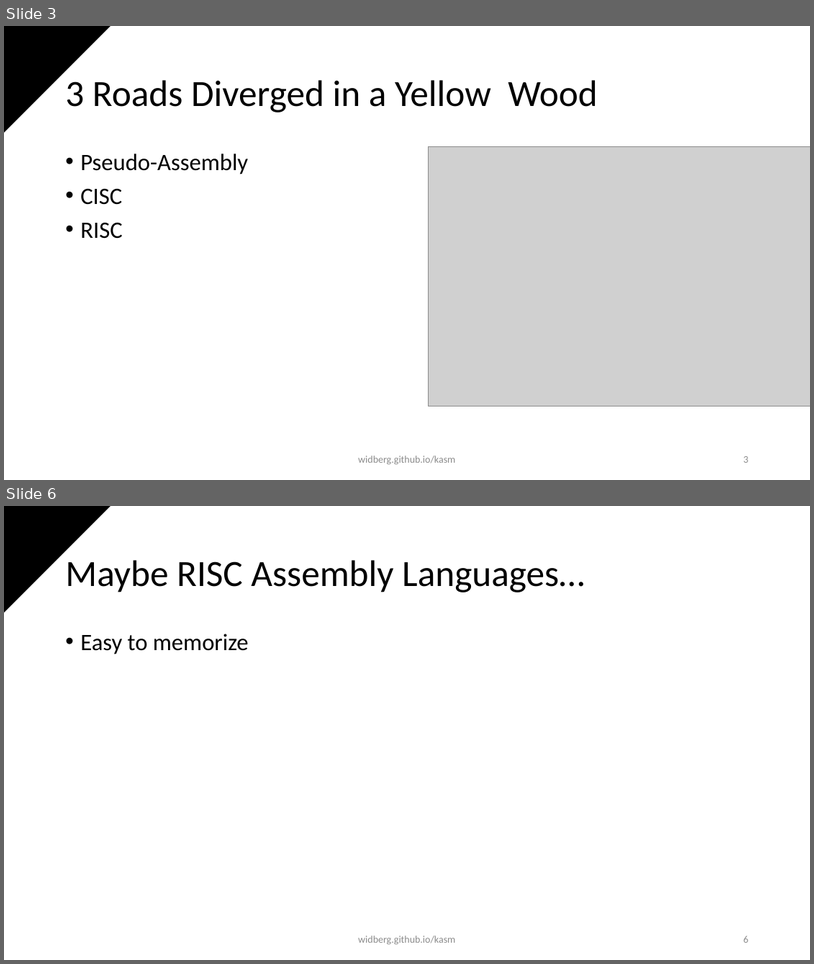
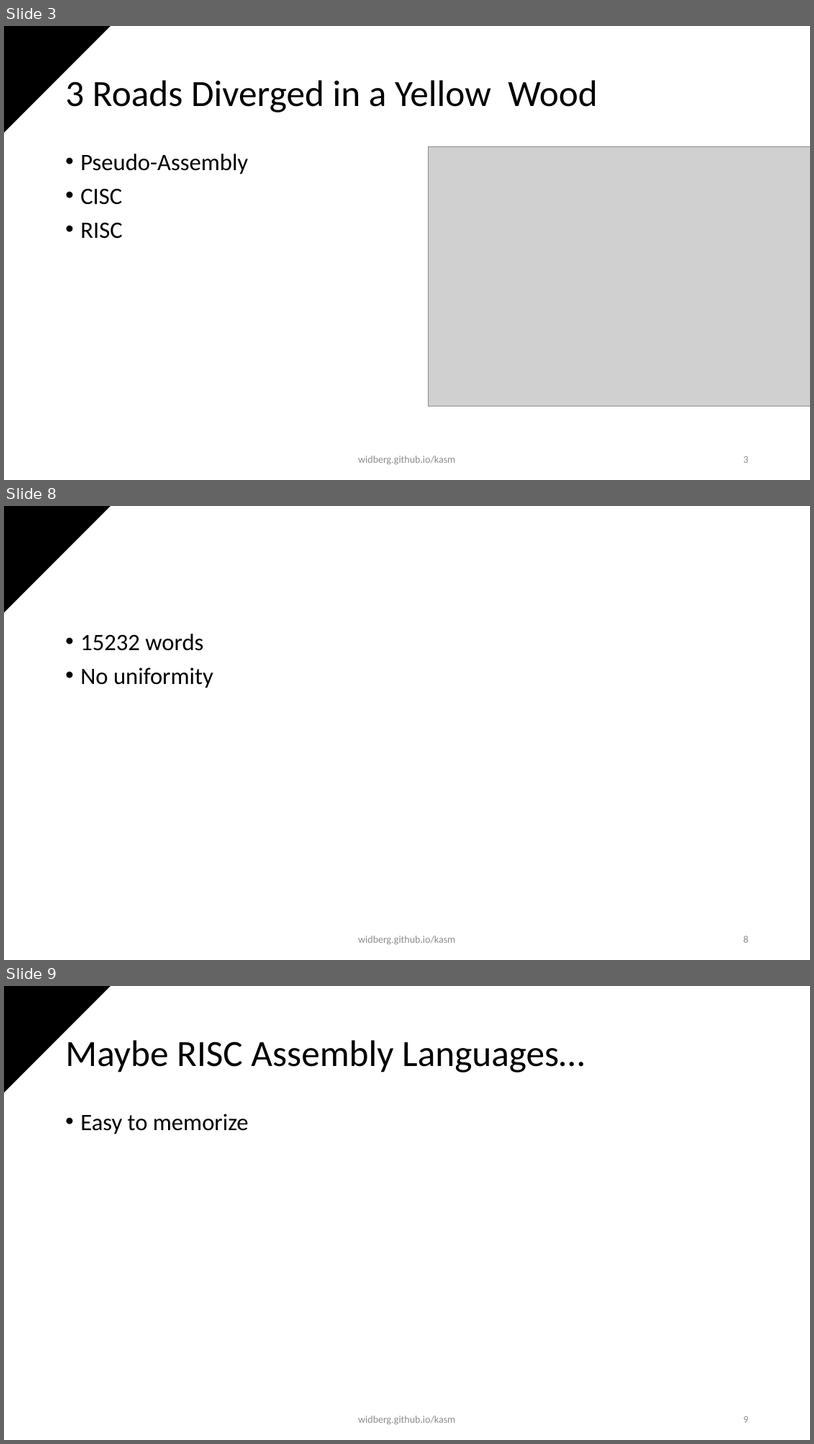
Before and after one commit to widberg/kasm, a slide deck: presentations/introduction.pptx. Shown one above the other, each under a label of ours: slides 3 and 6 before the commit, slides 3, 8 and 9 after it; the slides between them are not shown. The pictures are 814x964 and 814x1444 pixels, drawn with LibreOffice and Linux fonts; fonts in the diff are those of the drawing; grey boxes stand for pictures; background and template pictures are left out. Boxes give left, top, right and bottom in pixels: in the first picture for what was removed or moved away, otherwise in the second. Text is boxed around its words. In the diff, an @@ line names an element or a change of style, - is before the commit and + after.

```diff
--- a/presentations/introduction.pptx
+++ b/presentations/introduction.pptx
@@ slide 8 added at (4,506,810,960), background #FFFFFF; not listed: 1 template element that a slide beside it also shows @@
@@ text added at (80,633,214,688), 28 pt, text #000000 @@
+• 15232 words
+• No uniformity
@@ text added at (358,935,455,944), 12 pt, text #8C8C8C @@
+widberg.github.io/kasm
@@ page number added at (743,935,748,942), 12 pt, text #8C8C8C @@
+8
@@ what was slide 6 is now slide 9 @@
@@ page number at (743,1416,748,1422): text changed @@
-6
+9
```
Also in this commit, not shown: 4 slides changed, 2 other slides added, 12 other files.
